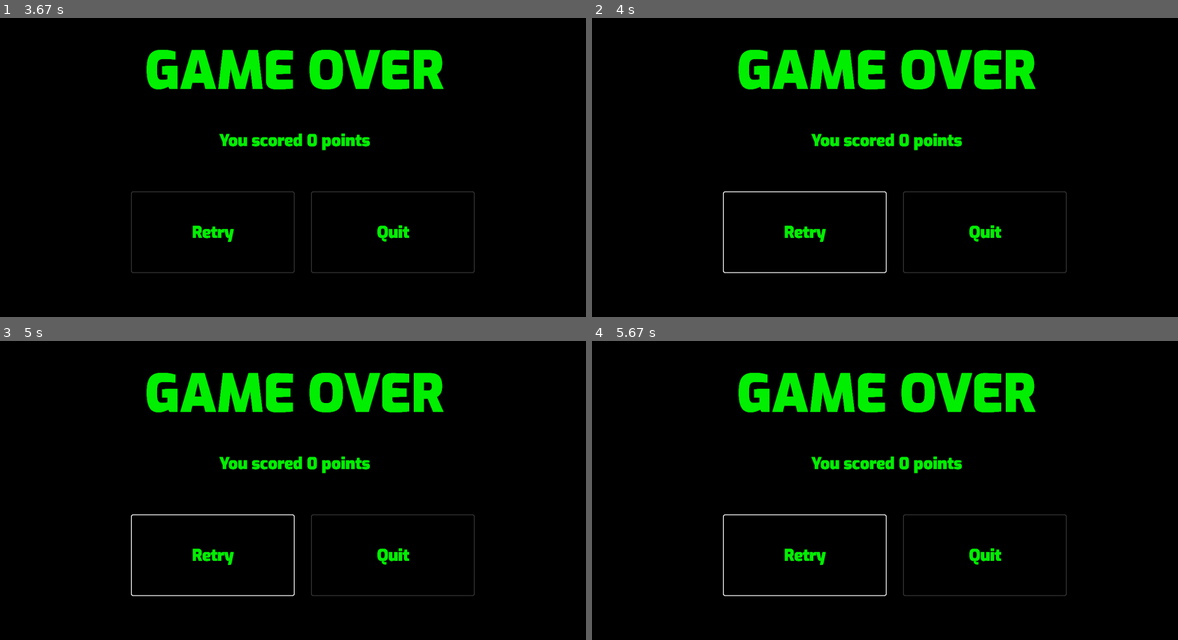
Above: before the commit, frames 1-4 (two rows, left to right).
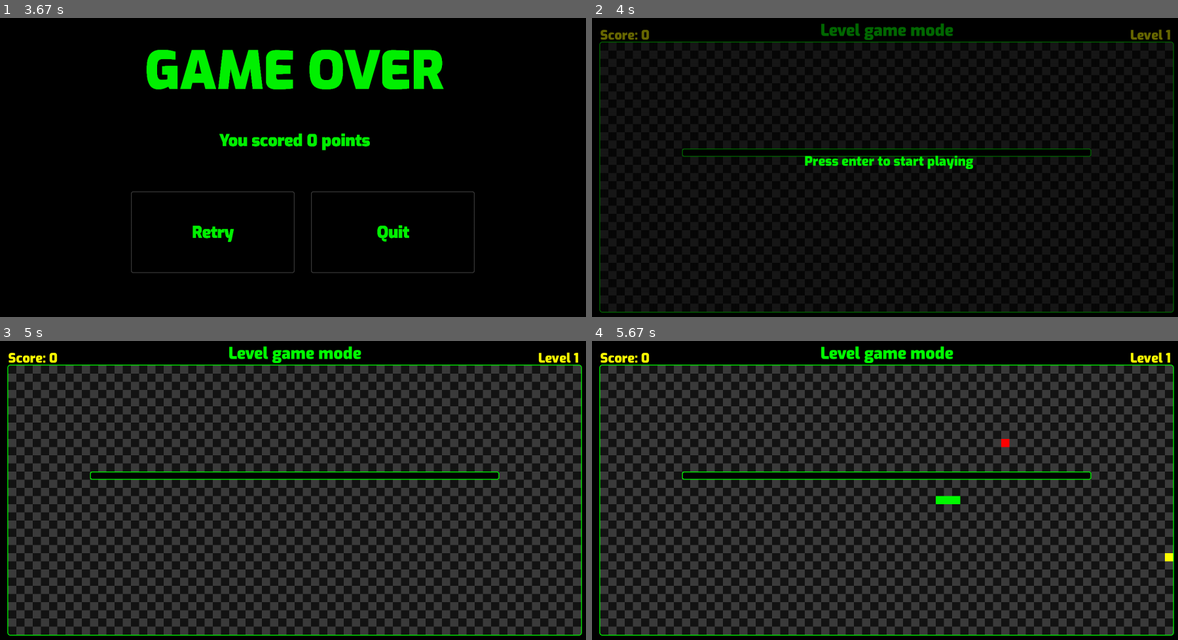
Above: after the commit, the same moments.

Repository: clemleri/Snake_pygame
Game: pygame game, started from Main.py
Same seed, same stepped clock (60 frames per second), same inputs: the game is played once before the commit and once after it.
Inputs (mouse positions are in pixels of both pictures, inside the frame that each line leads up to):
- Up to frame 1 (3.67 s): click (210, 248) at 0.38 s; tap Enter at 0.67 s; hold Right 1.07-1.53 s; move the mouse to (398, 209) at 1.1 s; hold Up 1.57-2.03 s; move the mouse to (421, 131) at 1.6 s; press the mouse at (316, 275) at 2.1 s; move the mouse to (210, 194) at 2.2 s; move the mouse to (105, 113) at 2.3 s; release the mouse at (105, 113) at 2.33 s
- Up to frame 2 (4 s): click "Retry" at 3.85 s
- Up to frame 3 (5 s): tap Enter at 4.97 s
- Up to frame 4 (5.67 s): no input

Frame 1 is identical in both runs. In frame 2, 9.2% of the frame differs, in the area x 1-100%, y 1-99%; in frame 3, 51%; in frame 4, 52%.

Commit message:
correction bug souris retour à la main window

Diff:
--- a/Main.py
+++ b/Main.py
@@ -18,14 +18,16 @@
 
 # Definition of the class of the main window it allows to create button more easily
 class Main_window():
-  def __init__(self,x, y, game_name, game_function, width = 400, height = 200,border_radius = 5) -> None:
+  def __init__(self,x, y, game_name, game_function, width = 400, height = 200,border_radius = 5,argument_function=None) -> None:
     self.x = x
     self.y = y
     self.width = width
     self.height = height
     self.text, self.game_function = game_name, game_function
+    self.argument_funtion = argument_function
     self.last_coo_hover = []
     self.border_radius = border_radius
+    self.mouse_press = False
 
   def draw_button(self):
     button_rect = pygame.Rect(self.x,self.y,self.width,self.height)
@@ -48,16 +50,23 @@
         self.last_coo_hover.pop(0)
       return True
 
-  def click_button(self):
-    if pygame.mouse.get_pressed()[0] == 1:
+  def click_button(self,event):
+    if event.type == pygame.MOUSEBUTTONDOWN and self.mouse_press == False:
       click_button_sound_effect.play()
       screen.fill(color_grey_mid)
-      if callable(self.game_function) == True:
+      if self.argument_funtion != None:
+        self.game_function(self.argument_funtion)
+      else:
         self.game_function()
-      else:
-        return True
-    else:
-      return False
+      return True
+      self.mouse_press = True
+    elif event.type == pygame.MOUSEBUTTONUP:
+      self.mouse_press = False
+
+    return False
+
+
+
 
 def setting_sound(event,x_circle,y_circle,sound_bool,soustract_x,radius=10):
   mouse = pygame.mouse.get_pos()
@@ -67,7 +76,10 @@
       sound_bool = True
       soustract_x = mouse[0] - x_circle
     elif event.type == pygame.MOUSEBUTTONUP:
-        sound_bool = False
+      sound_bool = False
+      game_volume = (x_circle-70)/18
+      set_volume_function(game_volume)
+      click_button_sound_effect.play()
     elif event.type == pygame.MOUSEMOTION:
       if sound_bool == True:
         mouse = pygame.mouse.get_pos()
@@ -78,8 +90,6 @@
           x_circle = 250
         pygame.draw.rect(screen,color_black,(button_sound.x+2,button_sound.y+2,button_sound.width-4,button_sound.height-4),0,20)
         circle((x_circle,y_circle),color_grey)
-        game_volume = (x_circle-70)/18
-        set_volume_function(game_volume)
         pygame.display.update((60,15,200,20))
   else:
     circle((x_circle,y_circle),color_grey)
@@ -118,13 +128,9 @@
   button_retry = Main_window(320,425,"Retry",Snake_classic_function)
   game_over_window(button_retry,button_quit,obj_snake_classic.score,"GAME OVER")
 
-  screen.fill(color_black)
-  draw_main_window(lst_object_button)
-
-  sleep(0.1)
   return
 
-#-------------------------------------------function Game mode with wall-------------------------------------------
+#-------------------------------------------function Game mode with wall--------------------------------------------
 def Snake_wall_function():
   obj_snake_wall.snake_interface()
   obj_snake_wall.wait_start()
@@ -157,10 +163,6 @@
   button_retry = Main_window(320,425,"Retry",Snake_wall_function)
   game_over_window(button_retry,button_quit,obj_snake_wall.score,"GAME OVER")
 
-  screen.fill(color_black)
-  draw_main_window(lst_object_button)
-
-  sleep(0.1)
   return
 
 #------------------------------------------function Game mode with level--------------------------------------------
@@ -227,12 +229,8 @@
   if  obj_snake_level.num_level < 3 or obj_snake_level.food_level_eaten < 11:
     game_over_window(button_retry,button_quit,obj_snake_level.score_total,"GAME OVER")
   else:
-    game_over_window(button_retry,obj_snake_level.score_total,"YOU WIN")
-
-  screen.fill(color_black)
-  draw_main_window(lst_object_button)
-
-  sleep(0.1)
+    game_over_window(button_retry,button_quit,obj_snake_level.score_total,"YOU WIN")
+
   return
 
 #-----------------------------------------function Game mode with 2 players-----------------------------------------
@@ -277,10 +275,6 @@
   elif obj_snake_player_2.running == False:
     game_over_window(button_retry,button_quit,obj_snake_player_1.score,"PLAYER 1 WIN",obj_snake_player_2.score)
 
-  screen.fill(color_black)
-  draw_main_window(lst_object_button)
-
-  sleep(0.1)
   return
 
 
@@ -297,12 +291,11 @@
 
 lst_object_button = [button_Classic,button_Wall,button_Level,button_2_Players]
 
-button_quit = Main_window(760,425,"Quit",None)
-
 button_sound = Main_window(60,15,"",setting_sound,200,20,20)
 
 #------------------------------------------function drawing the main window-----------------------------------------
 def draw_main_window(lst_object):
+  screen.fill(color_black)
   title_text = font_high_size.render('SNAKE', True, color_green)
   screen.blit(title_text,(520,50))
 
@@ -319,7 +312,9 @@
   pygame.draw.circle(screen,color_grey,(27,25),20)
   screen.blit(image_volume,(10,10))
 
-  pygame.display.update()
+  pygame.display.flip()
+
+button_quit = Main_window(760,425,"Quit",draw_main_window,400,200,5,lst_object_button)
 
 # Definition of the frame per second of the game
 clock = pygame.time.Clock()
@@ -339,6 +334,6 @@
         running = False
       for object in lst_object:
         if object.hover_button(mouse) == True:
-          object.click_button()
+          object.click_button(event)
 
 main_loop(True,lst_object_button,False,0,x_circle)
--- a/Snake_classic.py
+++ b/Snake_classic.py
@@ -164,7 +164,8 @@
         running = False
       for button in lst_button:
         if button.hover_button(mouse) == True:
-          if button.click_button() == True:
+          if button.click_button(event) == True:
+            running = False
             return
           else:
             continue
--- a/Variable.py
+++ b/Variable.py
@@ -15,13 +15,14 @@
 color_grey_mid = (20,20,20)
 color_grey = (60,60,60)
 
+
 font_little_size = pygame.font.Font('Assets/Font/Exo-Black.ttf', 32)
 font_normal_size = pygame.font.Font('Assets/Font/Exo-Black.ttf', 40)
 font_high_size = pygame.font.Font('Assets/Font/Exo-Black.ttf', 128)
 
+
 image_sound = pygame.image.load('Assets/Images/sound.png')
 image_volume = pygame.image.load('Assets/Images/volume.png')
-
 
 
 death_sound_effect = pygame.mixer.Sound('Assets/Sound_effect/Death_sound_effect.wav')
@@ -29,6 +30,7 @@
 click_button_sound_effect = pygame.mixer.Sound('Assets/Sound_effect/Click_button_sound_effect.wav')
 background_theme = pygame.mixer.Sound('Assets/Sound_effect/Background_theme.wav')
 succes_level_sound_effect =  pygame.mixer.Sound('Assets/Sound_effect/succes_level_sound_effect.wav')
+
 
 game_volume = 0.5
 def set_volume_function(volume):
@@ -47,5 +49,3 @@
 
 
 pygame.display.set_caption('Snake_game')
-screen.fill(color_black)
-pygame.display.flip()
